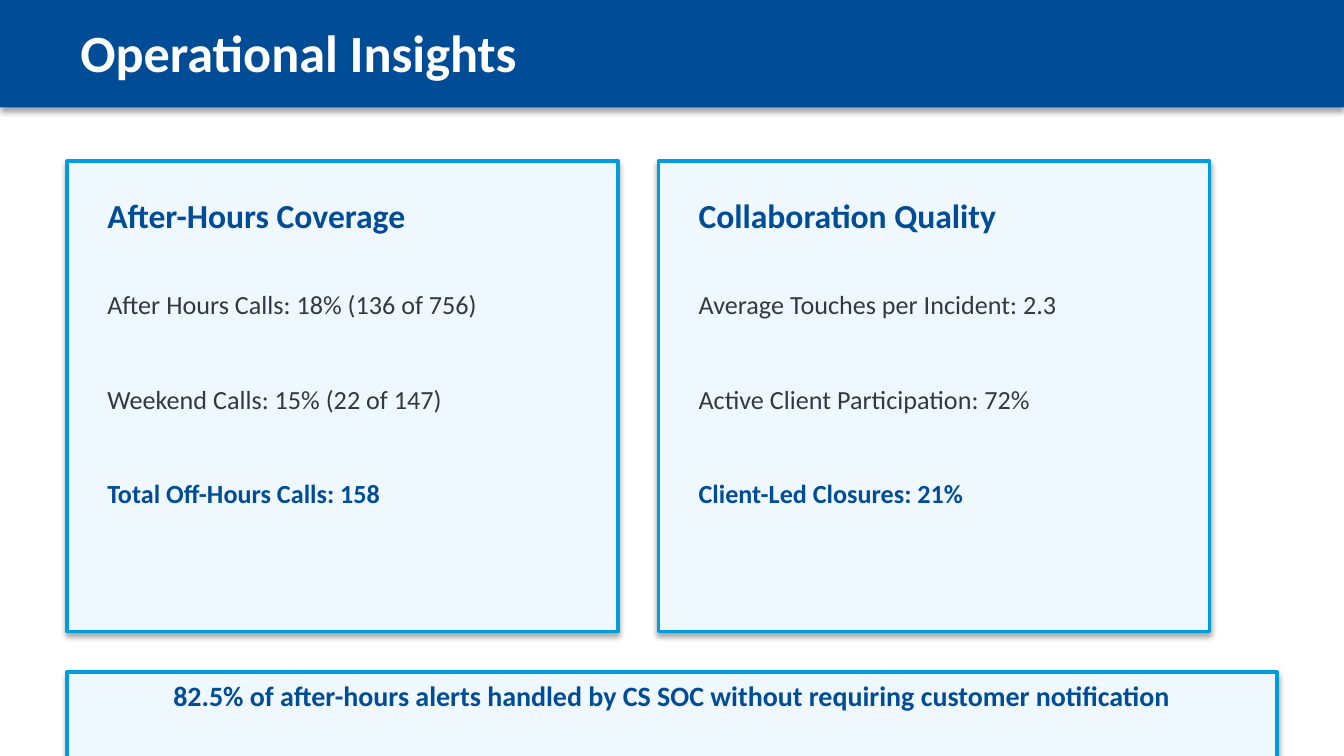
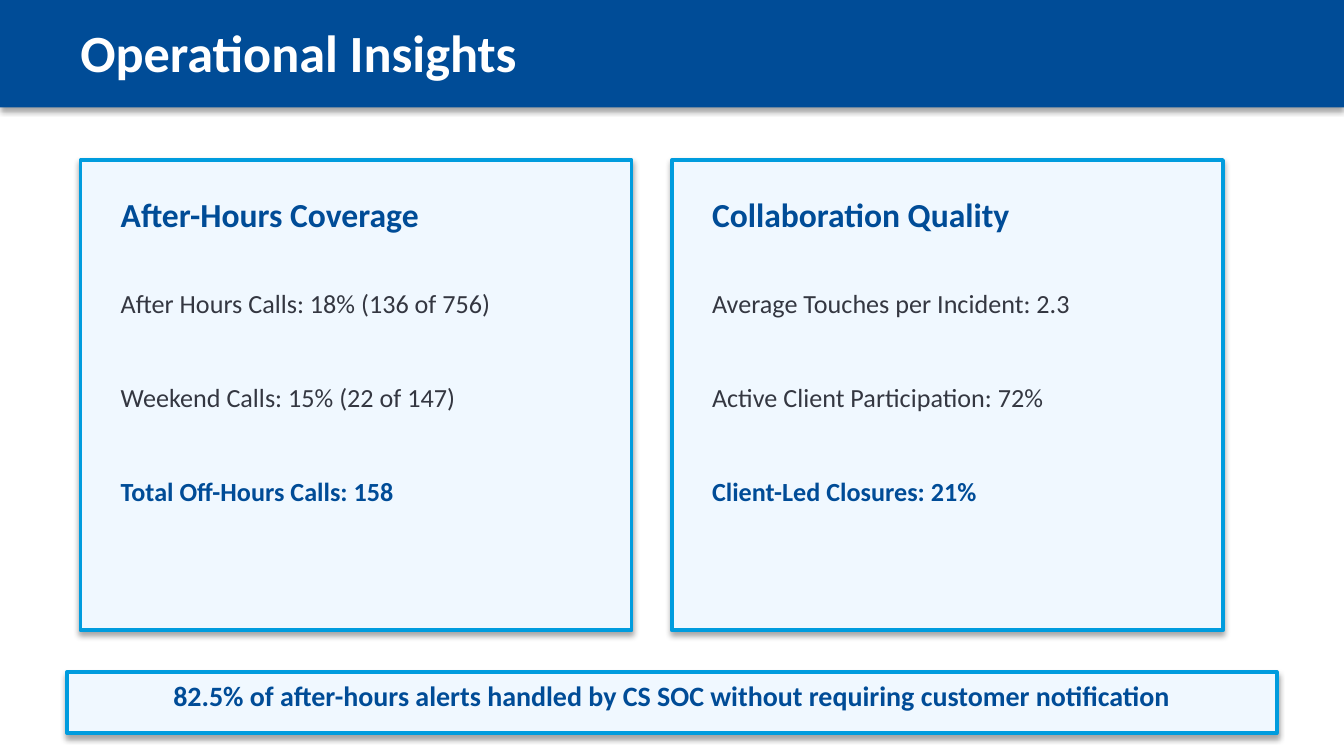
Before and after one commit to peregr956/Escalation-Details-Report, a slide deck: slide 15 of output/escalation_report_2025-12-19.pptx. Drawn at 1344x756 pixels with LibreOffice and Linux fonts; fonts in the diff are those of the drawing; background and template pictures are left out. Boxes give left, top, right and bottom in pixels: in the first picture for what was removed or moved away, otherwise in the second. Text is boxed around its words. In the diff, an @@ line names an element or a change of style, - is before the commit and + after.

Commit message:
Enhance PowerPoint generation system with new features and documentation. Added detailed breakdown slides for after-hours notifications, response efficiency, collaboration quality, and detection quality. Updated the data model in `report_data.py` to support new metrics. Introduced `ROADMAP.md` for phased improvements and `CURRENT_STATE.md` for system architecture documentation. Expanded README with new file descriptions and quick start instructions for generating presentations.

```diff
--- a/output/escalation_report_2025-12-19.pptx
+++ b/output/escalation_report_2025-12-19.pptx
@@ 8 texts, 2 rectangles: place and size @@
-8 texts, 2 rectangles at [67,161,1210,632]
+8 texts, 2 rectangles at [81,160,1223,630]
@@ rectangle "82.5% of after-hours alerts handled ...": place and size @@
-rectangle "82.5% of after-hours alerts handled ..." at [67,672,1277,756]
+rectangle "82.5% of after-hours alerts handled ..." at [67,672,1277,732]
```
Also in this commit, not shown: 9 other slides changed, 9 other files.
